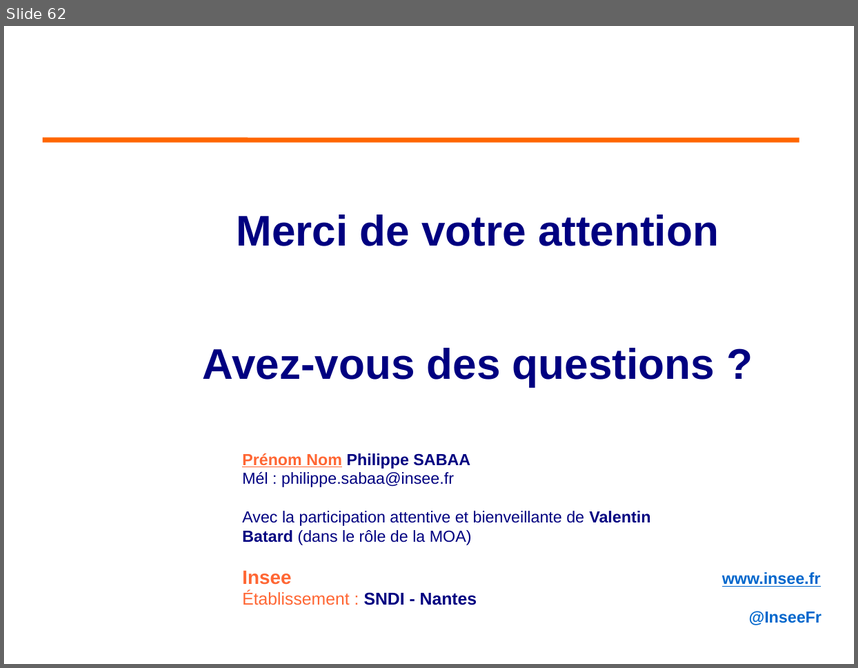
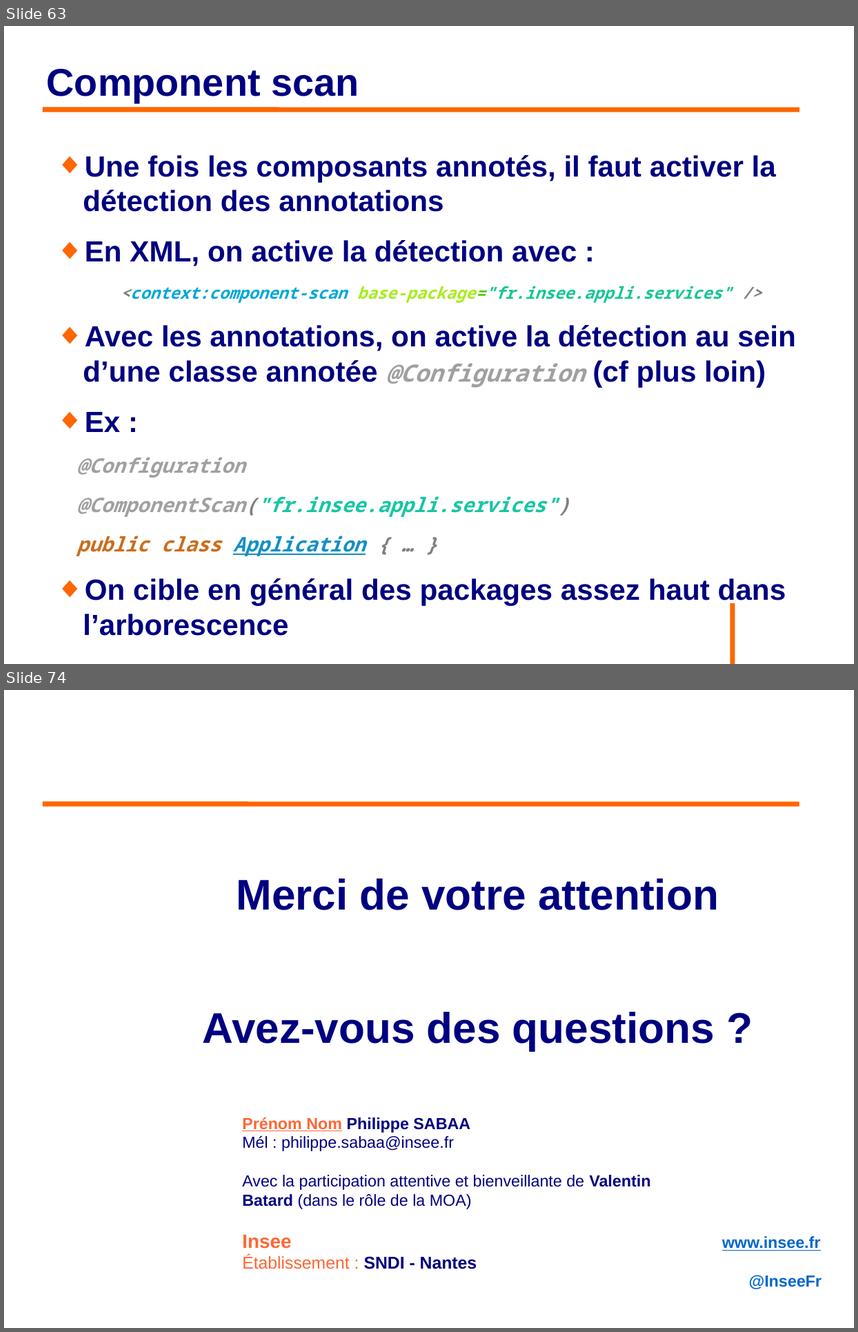
Before and after one commit to philphils/formation-spring, a slide deck: Documentation/diapo_formation_spring.odp. Shown one above the other, each under a label of ours: slide 62 before the commit, slides 63 and 74 after it; the slides between them are not shown. The pictures are 858x668 and 858x1332 pixels, drawn with LibreOffice and Linux fonts; fonts in the diff are those of the drawing; background and template pictures are left out. Boxes give left, top, right and bottom in pixels: in the first picture for what was removed or moved away, otherwise in the second. Text is boxed around its words. In the diff, an @@ line names an element or a change of style, - is before the commit and + after.

```diff
--- a/Documentation/diapo_formation_spring.odp
+++ b/Documentation/diapo_formation_spring.odp
@@ slide 63 added at <box>4,26,854,664</box>, background #FFFFFF @@
@@ title added at <box>47,69,359,103</box>, 36 pt, text #000080, bold @@
+Component scan
@@ line added from (43, 109) to (800, 109), #FF6600 4.54 pt @@
@@ text added at <box>77,155,795,635</box>, 27.2 pt, text #000080, bold @@
+◆ Une fois les composants annotés, il faut activer la détection des annotations
+◆ En XML, on active la détection avec :
+<context:component-scan base-package="fr.insee.appli.services" />
+◆ Avec les annotations, on active la détection au sein d’une classe annotée @Configuration (cf plus loin)
+◆ Ex :
+@Configuration
+@ComponentScan("fr.insee.appli.services")
+public class Application { … }
+◆ On cible en général des packages assez haut dans l’arborescence
@@ line added from (733, 603) to (733, 664), #FF6600 4.54 pt @@
@@ what was slide 62 is now slide 74 @@
```
Also in this commit, not shown: 8 slides changed, 12 other slides added, 1 slide removed.
